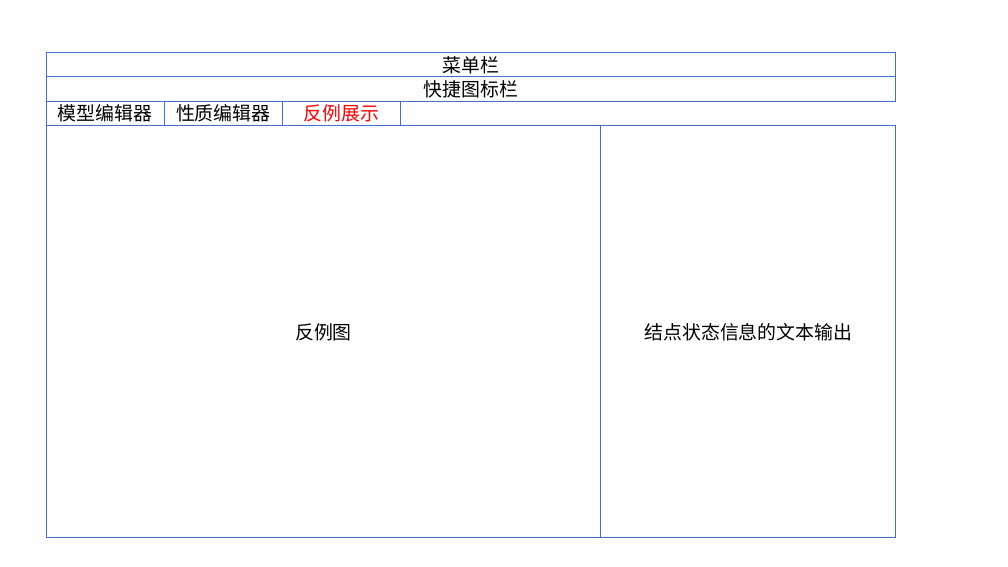
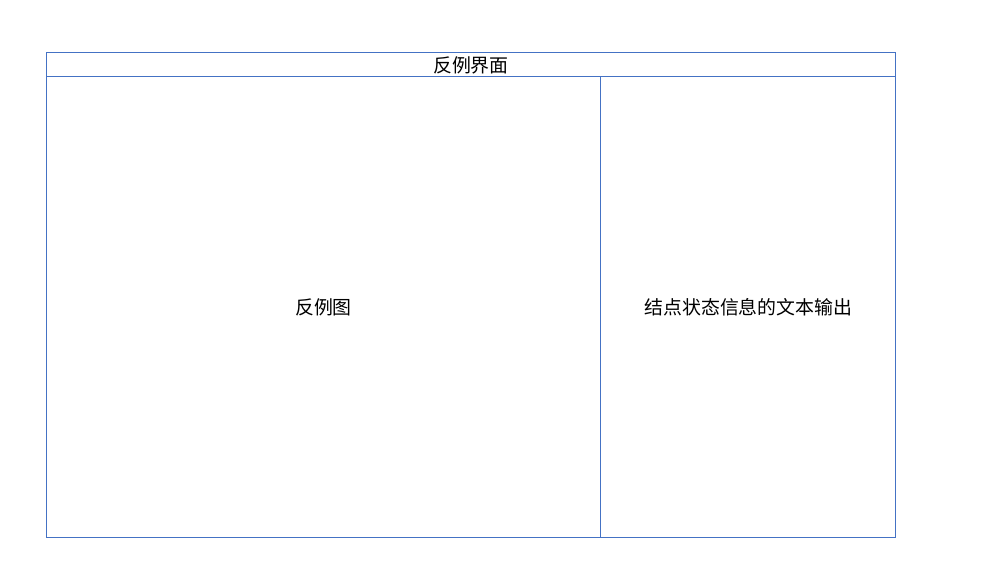
Before and after one commit to hovertiger/MCTK2-under-development, a slide deck: slide 3 of MCTK2界面原型.pptx. Drawn at 1008x567 pixels with LibreOffice and Linux fonts; fonts in the diff are those of the drawing. Boxes give left, top, right and bottom in pixels: in the first picture for what was removed or moved away, otherwise in the second. Text is boxed around its words. In the diff, an @@ line names an element or a change of style, - is before the commit and + after.

```diff
--- a/MCTK2界面原型.pptx
+++ b/MCTK2界面原型.pptx
@@ text in rectangle at (433,52,509,77): text changed @@
-菜单栏
+反例界面
@@ rectangle "反例图": place and size @@
-rectangle "反例图" at (46,126,601,538)
+rectangle "反例图" at (46,77,601,538)
@@ rectangle removed at (46,77,896,101) @@
-快捷图标栏
@@ rectangle "结点状态信息的文本输出": place and size @@
-rectangle "结点状态信息的文本输出" at (601,126,896,538)
+rectangle "结点状态信息的文本输出" at (601,77,896,538)
@@ rectangle removed at (46,101,164,126) @@
-模型编辑器
@@ rectangle removed at (164,101,282,126) @@
-性质编辑器
@@ rectangle removed at (283,101,401,126) @@
-反例展示
```
Also in this commit, not shown: 2 other slides changed, 13 other files.
